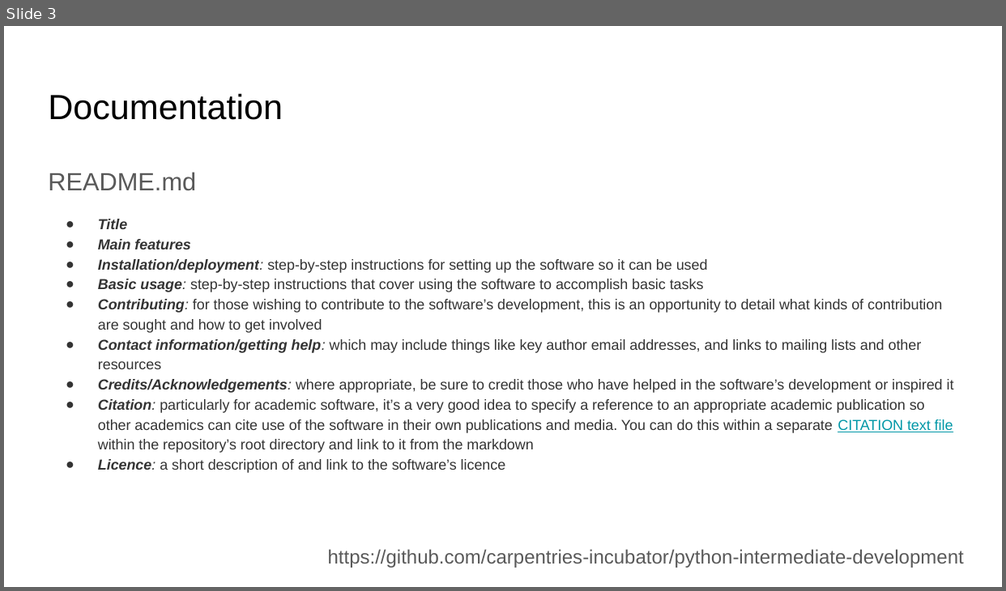
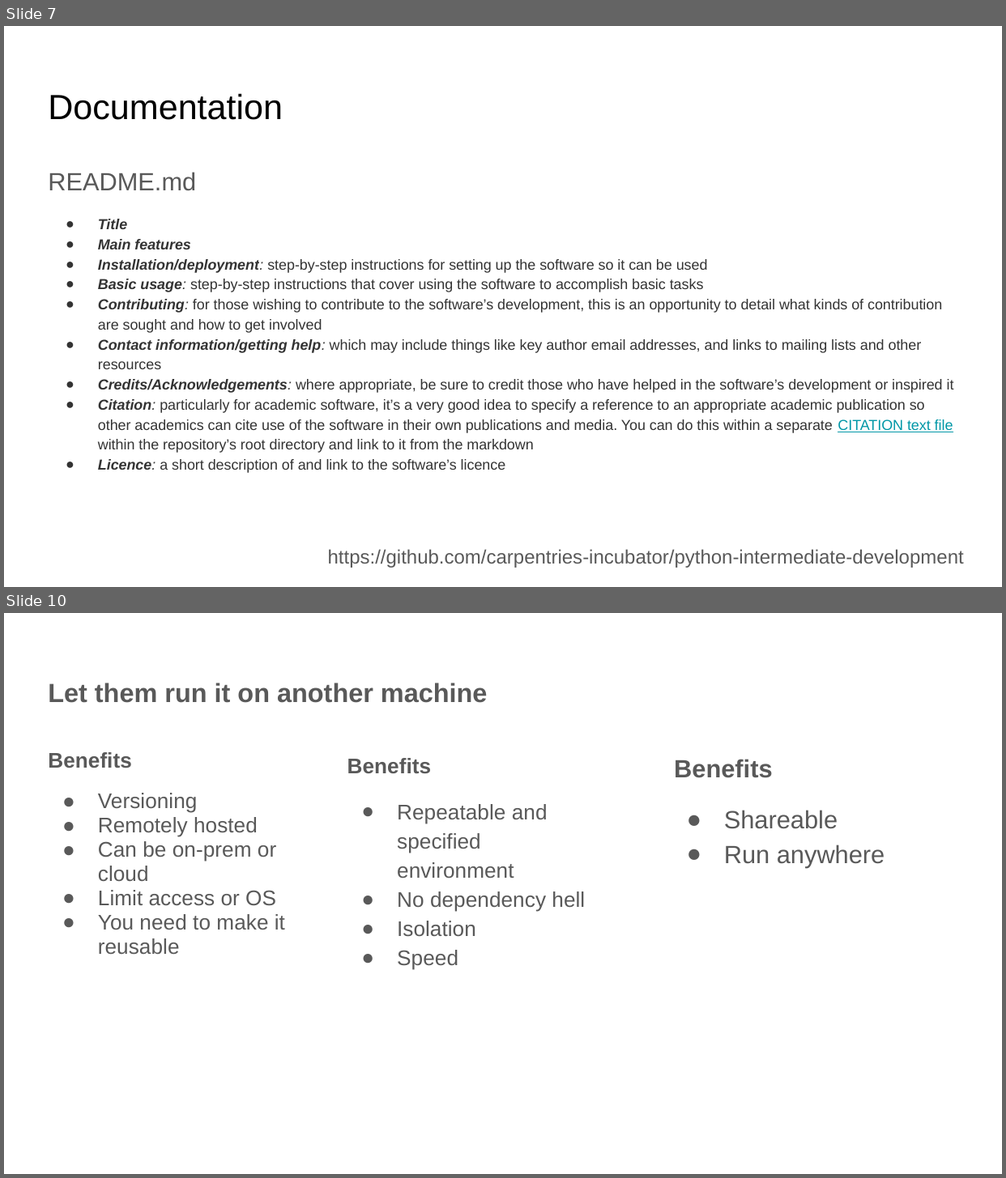
Before and after one commit to RSE-NI/qub-eeecs-python, a slide deck: 13_Allowing others to run your code.pptx. Shown one above the other, each under a label of ours: slide 3 before the commit, slides 7 and 10 after it; the slides between them are not shown. The pictures are 1006x591 and 1006x1178 pixels, drawn with LibreOffice and Linux fonts; fonts in the diff are those of the drawing. Boxes give left, top, right and bottom in pixels: in the first picture for what was removed or moved away, otherwise in the second. Text is boxed around its words. In the diff, an @@ line names an element or a change of style, - is before the commit and + after.

```diff
--- a/13_Allowing others to run your code.pptx
+++ b/13_Allowing others to run your code.pptx
@@ slide 10 added at box(4, 613, 1002, 1174), background #FFFFFF @@
@@ title added at box(48, 683, 488, 703), 19 pt, text #595959, bold @@
+Let them run it on another machine
@@ text added at box(48, 752, 285, 954), 15.3 pt, text #595959 @@
+Benefits
+● Versioning
+● Remotely hosted
+● Can be on-prem or cloud
+● Limit access or OS
+● You need to make it reusable
@@ text added at box(347, 758, 585, 970), 15.3 pt, text #595959 @@
+Benefits
+● Repeatable and specified environment
+● No dependency hell
+● Isolation
+● Speed
@@ text added at box(674, 759, 884, 868), 18 pt, text #595959 @@
+Benefits
+● Shareable
+● Run anywhere
@@ what was slide 3 is now slide 7 @@
```
Also in this commit, not shown: 7 other slides added, 6 other files.
